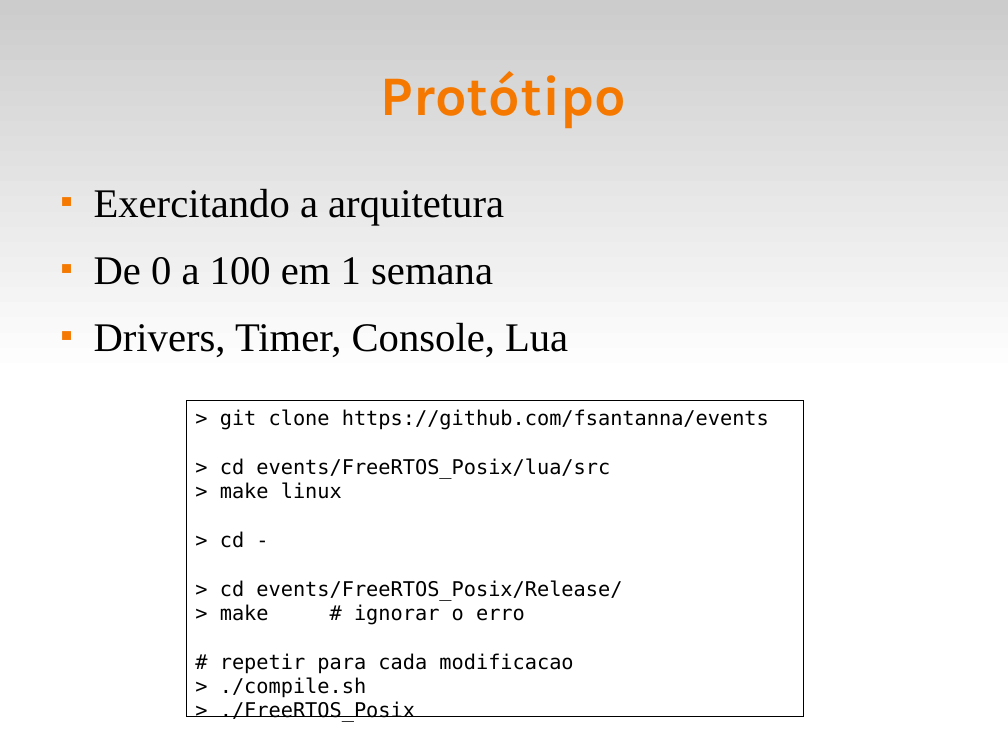
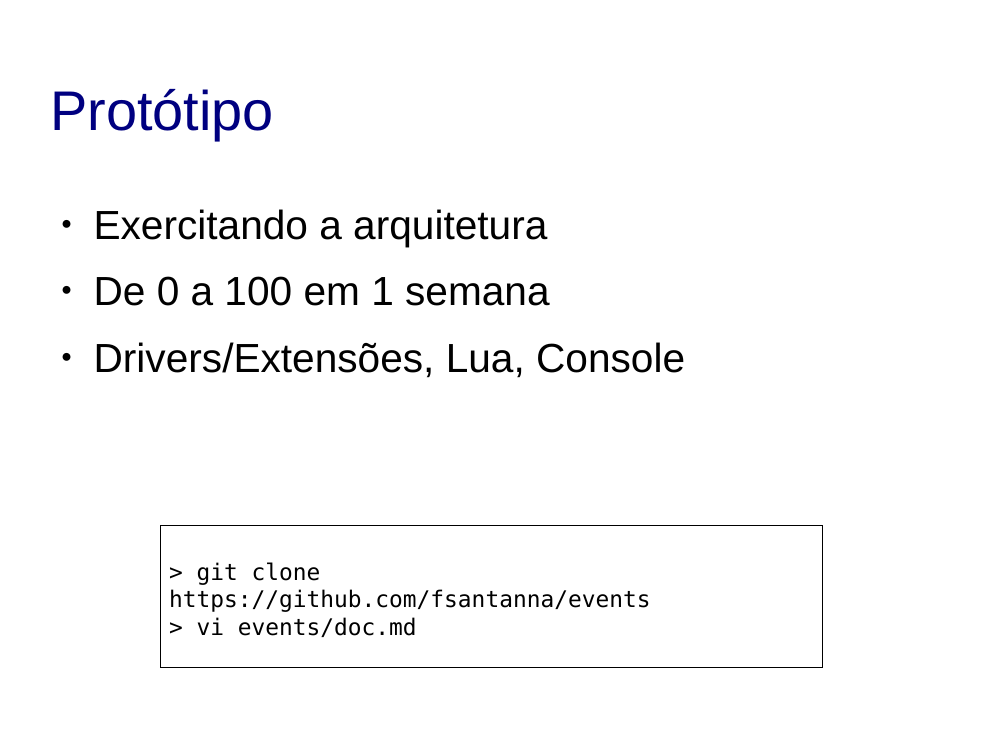
Before and after one commit to fsantanna/events, a slide deck: slide 1 of evt.odp. Drawn at 1008x756 pixels with LibreOffice and Linux fonts; fonts in the diff are those of the drawing; background and template pictures are left out. Boxes give left, top, right and bottom in pixels: in the first picture for what was removed or moved away, otherwise in the second. Text is boxed around its words. In the diff, an @@ line names an element or a change of style, - is before the commit and + after.

```diff
--- a/evt.odp
+++ b/evt.odp
@@ rectangle removed at <box>0,0,1008,378</box> @@
@@ title "Protótipo": place and size @@
-title "Protótipo" at <box>381,71,627,129</box>
+title "Protótipo" at <box>50,89,273,139</box>
@@ title "Protótipo" at <box>50,89,273,139</box>: font Karla to Arial, text colour #F57900 to #000080, bold off; alignment centre to left @@
@@ text "Exercitando a arquitetura": place and size @@
-text "Exercitando a arquitetura" at <box>94,188,568,357</box>
+text "Exercitando a arquitetura" at <box>94,209,685,378</box>
@@ text at <box>94,209,550,306</box>: font Times New Roman to Arial in "Exercitando a arquitetura", "De 0 a 100 em 1 semana"; bullet ■ to ●; bullet colour #F57900 to #000000 @@
@@ text at <box>94,342,685,378</box>: text changed; font Times New Roman to Arial @@
-■ Drivers, Timer, Console, Lua
+● Drivers/Extensões, Lua, Console
@@ rectangle "> git clone https://github.com/fsantanna/events": place and size @@
-rectangle "> git clone https://github.com/fsantanna/events" at <box>187,401,804,717</box>
+rectangle "> git clone https://github.com/fsantanna/events" at <box>160,526,823,668</box>
@@ text in rectangle at <box>169,562,651,612</box>: size 16 to 18 pt in "> git clone https://github.com/fsantanna/events" @@
@@ text in rectangle at <box>197,617,417,637</box>: text changed; size 16 to 18 pt @@
-> cd events/FreeRTOS_Posix/lua/src
-> make linux
-> cd -
-> cd events/FreeRTOS_Posix/Release/
-> make # ignorar o erro
-# repetir para cada modificacao
-> ./compile.sh
-> ./FreeRTOS_Posix
+> vi events/doc.md
```
Also in this commit, not shown: 21 other slides changed, 3 slides added.
